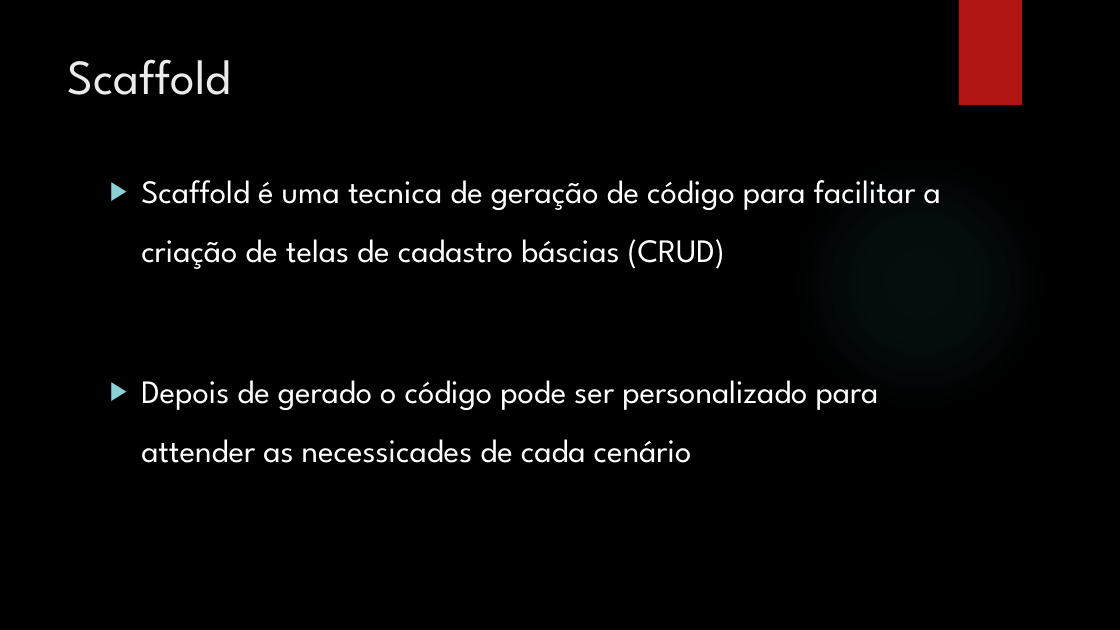
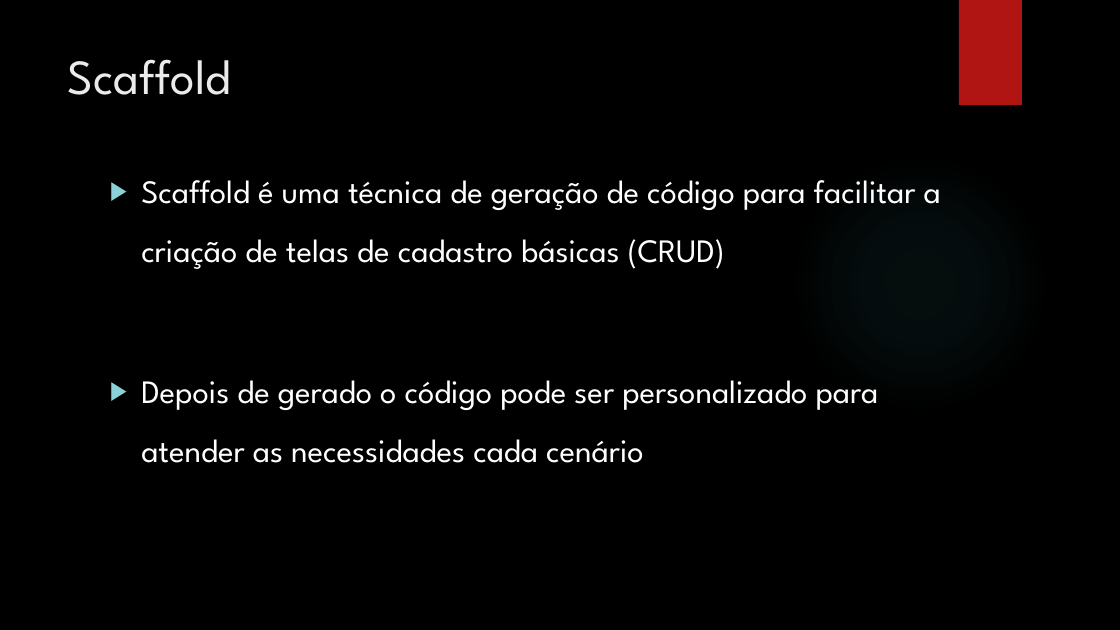
Before and after one commit to leolana/AspnetMvcLab, a slide deck: slide 12 of Presentation/AspNetMvc.pptx. Drawn at 1120x630 pixels with LibreOffice and Linux fonts; fonts in the diff are those of the drawing; background and template pictures are left out. Boxes give left, top, right and bottom in pixels: in the first picture for what was removed or moved away, otherwise in the second. Text is boxed around its words. In the diff, an @@ line names an element or a change of style, - is before the commit and + after.

```diff
--- a/Presentation/AspNetMvc.pptx
+++ b/Presentation/AspNetMvc.pptx
@@ text at (x1=141, y1=180, x2=941, y2=463): text changed @@
-▶ Scaffold é uma tecnica de geração de código para facilitar a criação de telas de cadastro báscias (CRUD)
-▶ Depois de gerado o código pode ser personalizado para attender as necessicades de cada cenário
+▶ Scaffold é uma técnica de geração de código para facilitar a criação de telas de cadastro básicas (CRUD)
+▶ Depois de gerado o código pode ser personalizado para atender as necessidades cada cenário
```
Also in this commit, not shown: 7 other slides changed, 6 other files.
